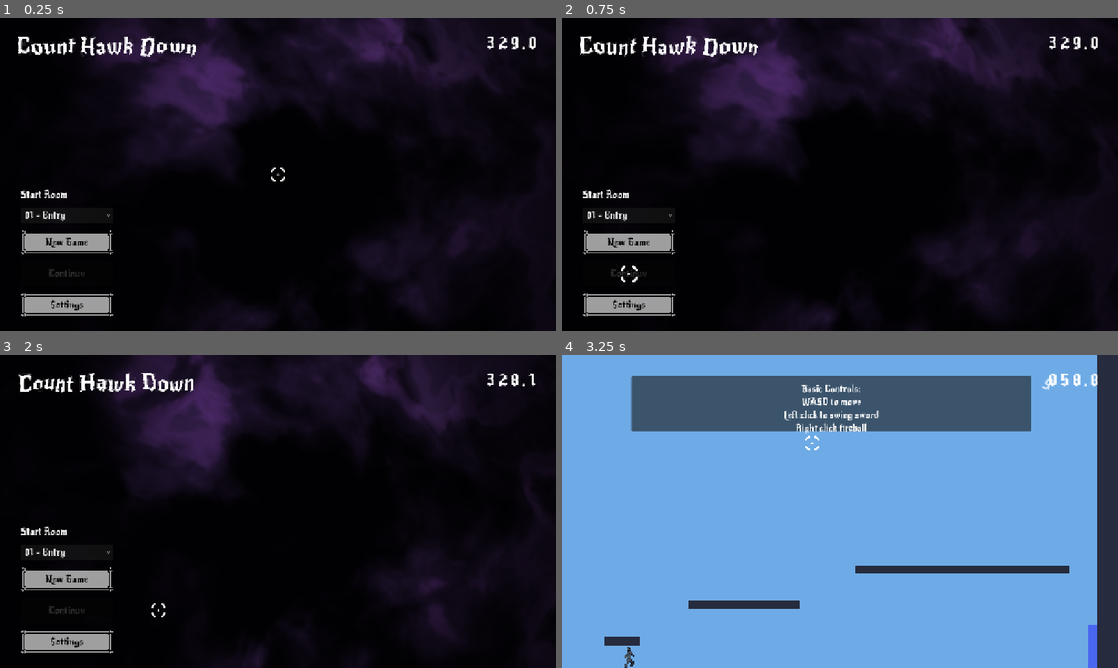
Above: before the commit, frames 1-4 (two rows, left to right).
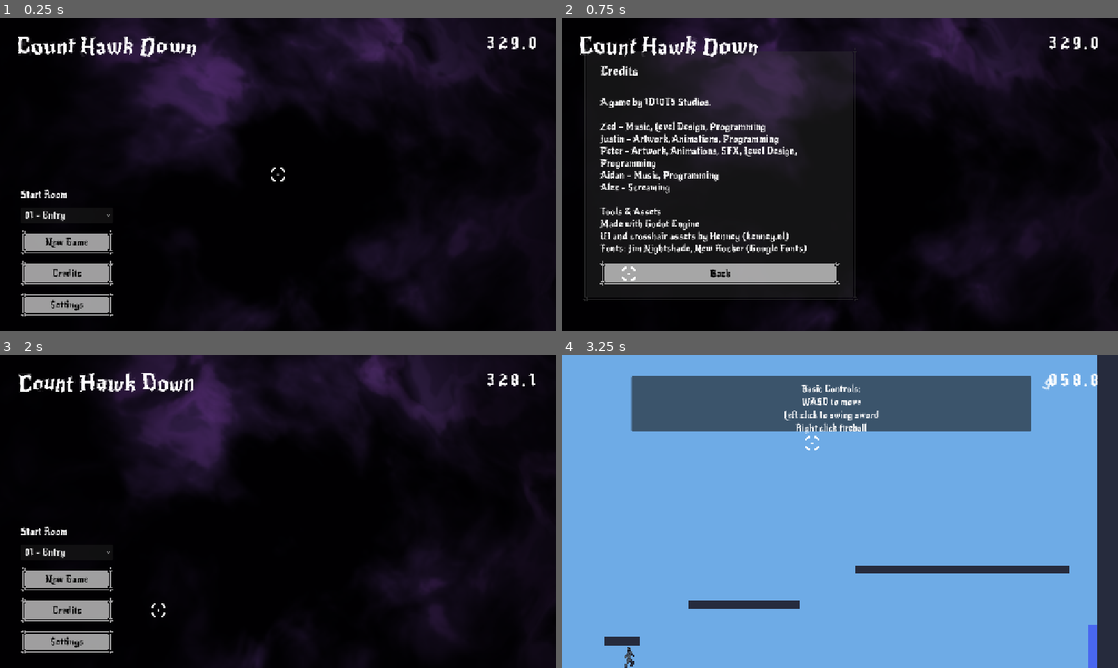
Above: after the commit, the same moments.

Repository: PACarniglia/count-hawk-down
Game: Godot game, scene res://scenes/MainMenu.tscn
Two runs of this game, one before a commit and one after it. Both use one fixed random seed, a clock stepped at 60 frames per second and the inputs below. Sound files missing from this copy of the repository are replaced by a short silence.
Inputs (mouse positions are in pixels of both pictures, inside the frame that each line leads up to):
- Up to frame 1 (0.25 s): no input
- Up to frame 2 (0.75 s): click (628, 274) at 0.5 s, where only the run after the commit has a clickable "Credits"
- Up to frame 3 (2 s): click (155, 611) at 1.25 s, where only the run after the commit has a clickable "Back"
- Up to frame 4 (3.25 s): click "New Game" at 2 s; tap Enter at 2.75 s; move the mouse to (962, 495) at 2.77 s; hold D (move_right) from 2.78 s (still down); click (962, 495) at 2.85 s; tap W (move_jump) at 3.02 s

The runs differ from the first frame. In frame 1, 1.0% of the frame differs, in the area x 3-21%, y 77-86%; in frame 2, 8.6%, in the area x 3-54%, y 9-96%; in frame 3, 1.0%; in frame 4, nothing differs.

Commit message:
fix: flip enemy characters so they face the right way when moving and add credits screen

Diff:
--- /dev/null
+++ b/scenes/CreditsScreen.tscn
@@ -0,0 +1,71 @@
+[gd_scene format=3]
+
+[ext_resource type="Script" path="res://scripts/CreditsScreen.gd" id="1_script"]
+[ext_resource type="PackedScene" path="res://scenes/FantasyMenuButton.tscn" id="2_fantasy_menu_button"]
+[ext_resource type="Texture2D" uid="uid://rgwobc77ihku" path="res://sprites/fantasy-ui-borders/Default/Transparent center/panel-transparent-center-000.png" id="3_panel"]
+
+[sub_resource type="StyleBoxTexture" id="StyleBoxTexture_panel"]
+content_margin_left = 16.0
+content_margin_top = 16.0
+content_margin_right = 16.0
+content_margin_bottom = 16.0
+texture = ExtResource("3_panel")
+texture_margin_left = 12.0
+texture_margin_top = 12.0
+texture_margin_right = 12.0
+texture_margin_bottom = 12.0
+modulate_color = Color(0.19255567, 0.1925557, 0.19255567, 0.81960785)
+
+[node name="CreditsScreen" type="Control"]
+layout_mode = 3
+anchors_preset = 15
+anchor_right = 1.0
+anchor_bottom = 1.0
+grow_horizontal = 2
+grow_vertical = 2
+script = ExtResource("1_script")
+
+[node name="Panel" type="PanelContainer" parent="."]
+layout_mode = 1
+anchors_preset = 4
+anchor_top = 0.5
+anchor_bottom = 0.5
+offset_left = 48.0
+offset_top = -160.0
+offset_right = 680.0
+offset_bottom = 160.0
+grow_vertical = 2
+theme_override_styles/panel = SubResource("StyleBoxTexture_panel")
+
+[node name="Margin" type="MarginContainer" parent="Panel"]
+layout_mode = 2
+theme_override_constants/margin_left = 24
+theme_override_constants/margin_top = 20
+theme_override_constants/margin_right = 24
+theme_override_constants/margin_bottom = 20
+
+[node name="Content" type="VBoxContainer" parent="Panel/Margin"]
+layout_mode = 2
+theme_override_constants/separation = 16
+
+[node name="Title" type="Label" parent="Panel/Margin/Content"]
+layout_mode = 2
+theme_override_font_sizes/font_size = 28
+text = "Credits"
+
+[node name="Spacer" type="Control" parent="Panel/Margin/Content"]
+layout_mode = 2
+size_flags_vertical = 3
+custom_minimum_size = Vector2(0, 8)
+
+[node name="CreditsText" type="RichTextLabel" parent="Panel/Margin/Content"]
+layout_mode = 2
+size_flags_vertical = 3
+fit_content = true
+text = "A game by 1D10T5 Studios.\n\nZed — Music, Level Design, Programming\nJustin — Artwork, Animations, Programming\nPeter — Artwork, Animations, SFX, Level Design, Programming\nAidan — Music, Programming\nAlex - Screaming\n\nTools & Assets\nMade with Godot Engine\nUI and crosshair assets by Kenney (kenney.nl)\nFonts: Jim Nightshade, New Rocker (Google Fonts)"
+
+[node name="BackButton" parent="Panel/Margin/Content" instance=ExtResource("2_fantasy_menu_button")]
+layout_mode = 2
+text = "Back"
+
+[connection signal="pressed" from="Panel/Margin/Content/BackButton" to="." method="_on_back_button_pressed"]
--- a/scenes/MainMenuScreen.tscn
+++ b/scenes/MainMenuScreen.tscn
@@ -37,12 +37,10 @@
 size_flags_horizontal = 3
 text = "New Game"
 
-[node name="ContinueButton" parent="MenuButtons" instance=ExtResource("2_fantasy_menu_button")]
+[node name="CreditsButton" parent="MenuButtons" instance=ExtResource("2_fantasy_menu_button")]
 layout_mode = 2
 size_flags_horizontal = 3
-modulate = Color(0.45, 0.45, 0.45, 0.85)
-disabled = true
-text = "Continue"
+text = "Credits"
 
 [node name="SettingsButton" parent="MenuButtons" instance=ExtResource("2_fantasy_menu_button")]
 layout_mode = 2
@@ -51,3 +49,4 @@
 
 [connection signal="pressed" from="MenuButtons/SettingsButton" to="." method="_on_settings_button_pressed"]
 [connection signal="pressed" from="MenuButtons/PlayButton" to="." method="_on_play_button_pressed"]
+[connection signal="pressed" from="MenuButtons/CreditsButton" to="." method="_on_credits_button_pressed"]
--- a/scenes/prefabs/enemy/enemy.gd
+++ b/scenes/prefabs/enemy/enemy.gd
@@ -58,15 +58,15 @@
 func _update_facing() -> void:
 	var animated_visual := get_node_or_null("Visual") as AnimatedSprite2D
 	if animated_visual != null:
-		animated_visual.flip_h = _direction < 0.0
+		animated_visual.flip_h = _direction > 0.0
 		return
 	var sprite_visual := get_node_or_null("Visual") as Sprite2D
 	if sprite_visual != null:
-		sprite_visual.flip_h = _direction < 0.0
+		sprite_visual.flip_h = _direction > 0.0
 		return
 	var node_visual := get_node_or_null("Visual") as Node2D
 	if node_visual != null:
-		node_visual.scale.x = absf(node_visual.scale.x) * _direction
+		node_visual.scale.x = absf(node_visual.scale.x) * -_direction
 
 
 func _on_hurtbox_body_entered(body: Node2D) -> void:
--- a/scenes/prefabs/enemy/turret.gd
+++ b/scenes/prefabs/enemy/turret.gd
@@ -23,6 +23,15 @@
 func _ready() -> void:
 	add_to_group("room_persistent")
 	_ensure_death_sfx_rng()
+	_update_facing()
+
+
+func _update_facing() -> void:
+	if missile_launch_direction.x == 0.0:
+		return
+	var visual := get_node_or_null("Visual") as Sprite2D
+	if visual != null:
+		visual.flip_h = missile_launch_direction.x > 0.0
 
 
 func _physics_process(delta: float) -> void:
--- /dev/null
+++ b/scripts/CreditsScreen.gd
@@ -0,0 +1,13 @@
+extends Control
+
+signal back_requested
+
+
+func _unhandled_key_input(event: InputEvent) -> void:
+	if event.is_action_pressed("ui_cancel"):
+		back_requested.emit()
+		get_viewport().set_input_as_handled()
+
+
+func _on_back_button_pressed() -> void:
+	back_requested.emit()
--- a/scripts/MainMenu.gd
+++ b/scripts/MainMenu.gd
@@ -37,6 +37,7 @@
 
 const MAIN_MENU_SCREEN := preload("res://scenes/MainMenuScreen.tscn")
 const SETTINGS_SCREEN := preload("res://scenes/SettingsScreen.tscn")
+const CREDITS_SCREEN := preload("res://scenes/CreditsScreen.tscn")
 const WORLD_SCENE_PATH := "res://scenes/world/World.tscn"
 
 func _ready() -> void:
@@ -95,6 +96,7 @@
 	_show_screen(MAIN_MENU_SCREEN.instantiate())
 	current_screen.connect(&"new_game_requested", start_new_game)
 	current_screen.connect(&"settings_requested", show_settings)
+	current_screen.connect(&"credits_requested", show_credits)
 
 func start_new_game(start_room_id: String = "entry", start_entry_id: String = "EntryPointLeft") -> void:
 	RoomStateStore.set_start_override(start_room_id, start_entry_id)
@@ -105,6 +107,10 @@
 
 func show_settings() -> void:
 	_show_screen(SETTINGS_SCREEN.instantiate())
+	current_screen.connect(&"back_requested", show_main_menu)
+
+func show_credits() -> void:
+	_show_screen(CREDITS_SCREEN.instantiate())
 	current_screen.connect(&"back_requested", show_main_menu)
 
 func _show_screen(screen: Control) -> void:
--- a/scripts/MainMenuScreen.gd
+++ b/scripts/MainMenuScreen.gd
@@ -2,6 +2,7 @@
 
 signal new_game_requested(start_room_id: String, start_entry_id: String)
 signal settings_requested
+signal credits_requested
 
 const LEVEL_OPTIONS := [
 	{"label": "01 - Entry", "room_id": "entry", "entry_id": "EntryPointLeft"},
@@ -31,3 +32,6 @@
 
 func _on_settings_button_pressed() -> void:
 	settings_requested.emit()
+
+func _on_credits_button_pressed() -> void:
+	credits_requested.emit()
Not shown, added: scripts/CreditsScreen.gd.uid
